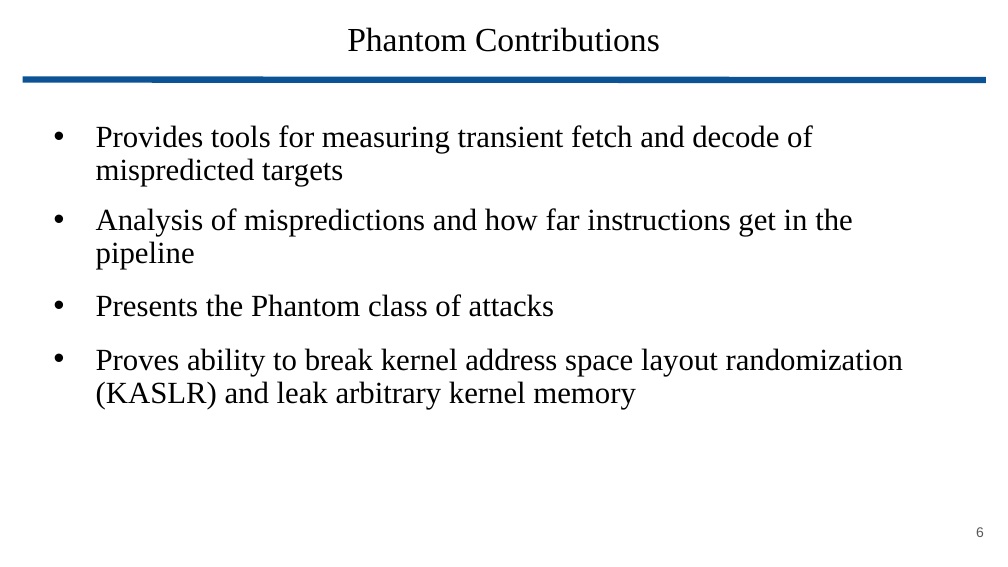
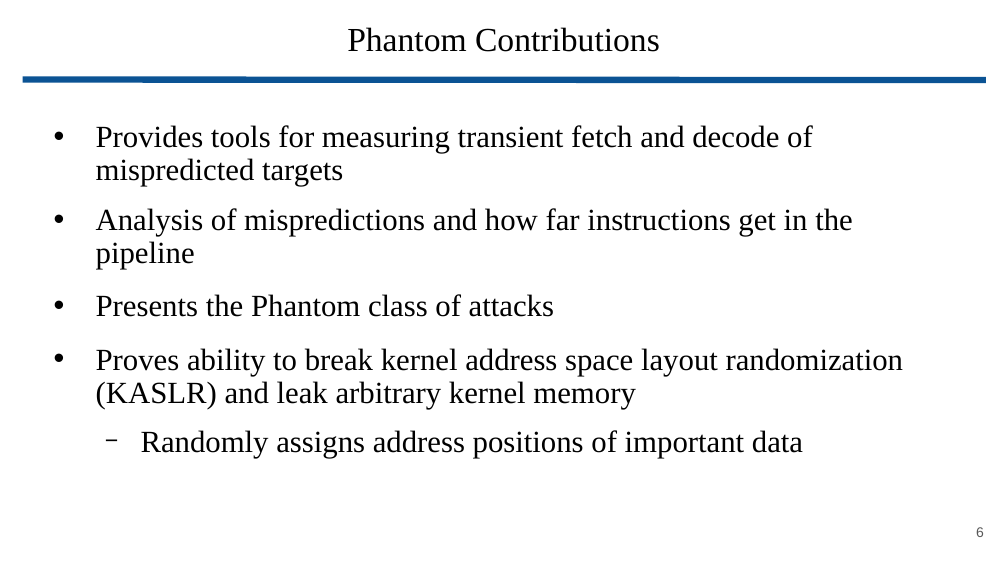
Before and after one commit to wbuz24/grad-research, a slide deck: slide 6 of presentations/Phantom.pptx. Drawn at 1008x567 pixels with LibreOffice and Linux fonts; fonts in the diff are those of the drawing. Boxes give left, top, right and bottom in pixels: in the first picture for what was removed or moved away, otherwise in the second. Text is boxed around its words. In the diff, an @@ line names an element or a change of style, - is before the commit and + after.

Commit message:
Phantom save

```diff
--- a/presentations/Phantom.pptx
+++ b/presentations/Phantom.pptx
@@ text at (141,430,803,458): paragraph added @@
+  − Randomly assigns address positions of important data
```
Also in this commit, not shown: 5 other slides changed.
